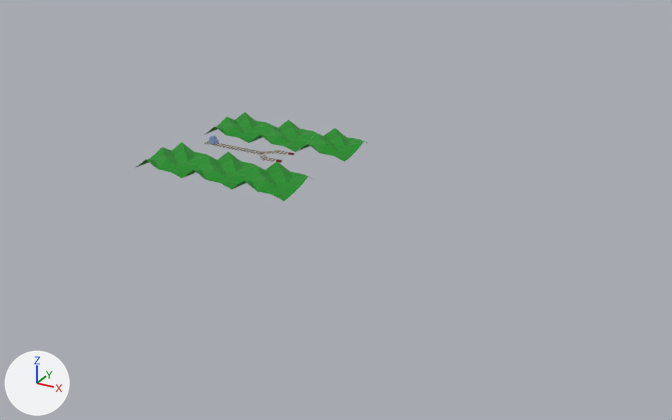
Before and after pictures for a commit that changed the Blender file scenes/train_model.blend.
Rendered twice from a 50 mm lens placed at (194.2, -258.3, 113.7), pointed at (56.9, -8.8, -11.1). Arrows for +X, +Y and +Z are at lower left; the lights stay in place. The older version comes first.
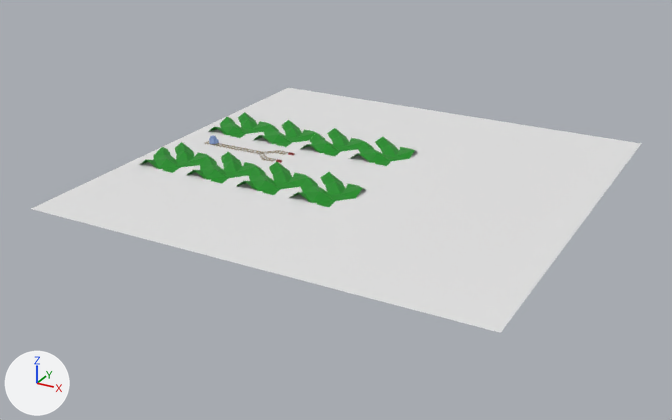
What changed in the scene script:
```text
Add me_plane_001:
    me_plane_001.from_pydata([(-1.0, -1.0, 0.0), (1.0, -1.0, 0.0), (-1.0, 1.0, 0.0), (1.0, 1.0, 0.0)], [], [(0, 1, 3, 2)])
Add ob_plane_007:
    ob_plane_007 = bpy.data.objects.new('Plane.007', me_plane)
    ob_plane_007.location = (60.0, -20.0, 0.0)
    ob_plane_007.scale = (10.0, 10.0, 1.0)
Add ob_plane_006:
    ob_plane_006 = bpy.data.objects.new('Plane.006', me_plane)
    ob_plane_006.location = (60.0, 20.0, 0.0)
    ob_plane_006.scale = (10.0, 10.0, 1.0)
Add ob_ground:
    ob_ground = bpy.data.objects.new('ground', me_plane_001)
    ob_ground.location = (62.2, 0.0, 0.0)
    ob_ground.scale = (75.0, 75.0, 1.0)
```

Boxes [x1, y1, x2, y2] around the edits, measured in the pictures (672 x 420 px):
'ground', added
    after: [31, 88, 641, 333]
'Plane.007', added (green)
    after: [290, 172, 364, 207]
'Plane.006', added (green)
    after: [349, 137, 417, 166]
